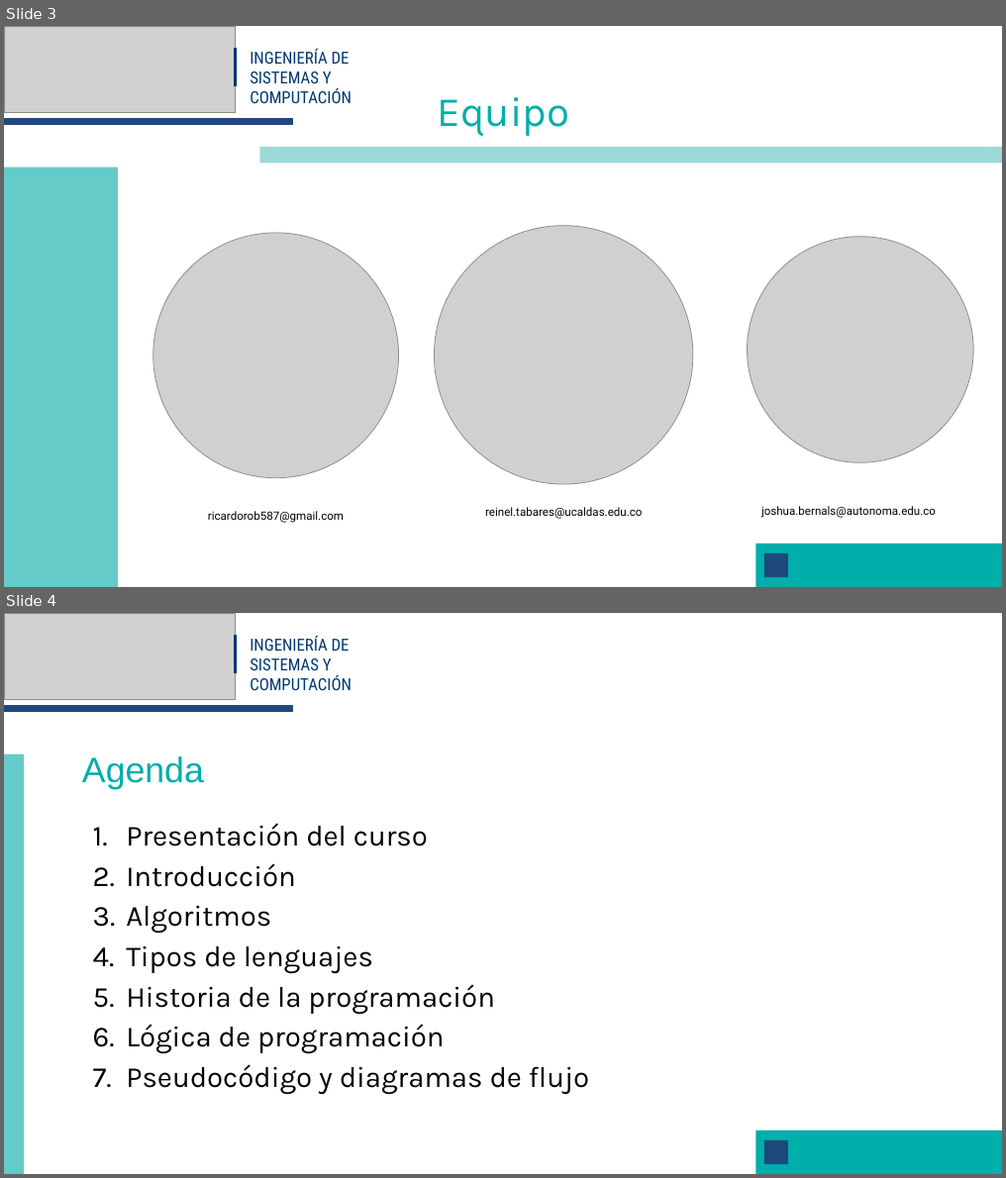
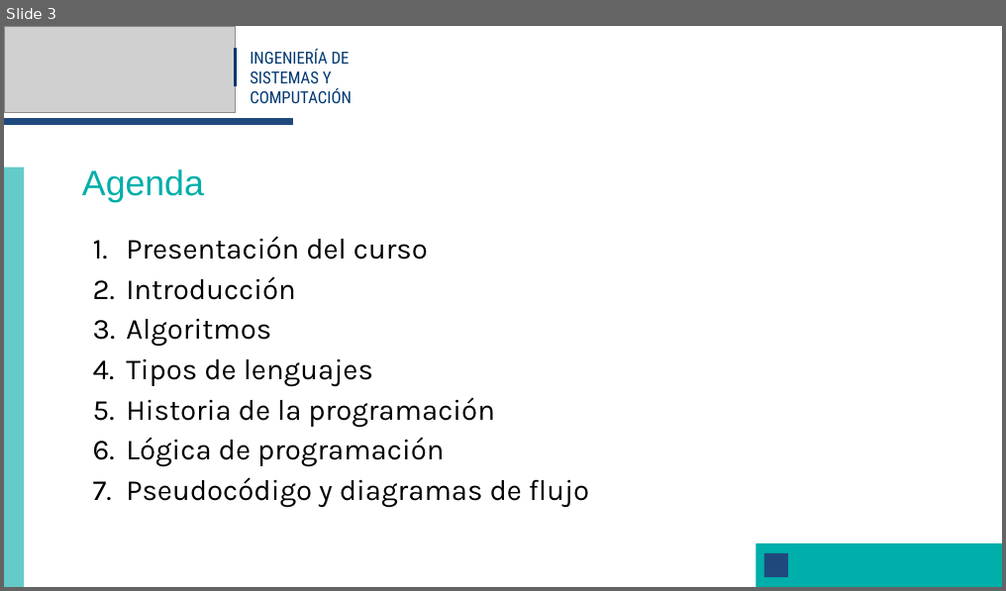
Before and after one commit to BioAITeamLearning/AlgProgI_2026_02_Ucaldas, a slide deck: content/resources/clase-1/clase1-diaps.pptx. Shown one above the other, each under a label of ours: slides 3 and 4 before the commit, slide 3 after it. The pictures are 1006x1178 and 1006x591 pixels, drawn with LibreOffice and Linux fonts; fonts in the diff are those of the drawing; grey boxes stand for pictures. Boxes give left, top, right and bottom in pixels: in the first picture for what was removed or moved away, otherwise in the second. Text is boxed around its words. In the diff, an @@ line names an element or a change of style, - is before the commit and + after.

```diff
--- a/content/resources/clase-1/clase1-diaps.pptx
+++ b/content/resources/clase-1/clase1-diaps.pptx
@@ slide 3 removed at box(4, 26, 1002, 587), background #FFFFFF @@
@@ picture removed at box(4, 26, 236, 112) @@
@@ rectangle removed at box(234, 49, 236, 85) @@
@@ text removed at box(250, 49, 351, 103) @@
-INGENIERÍA DE SISTEMAS Y COMPUTACIÓN
@@ text removed at box(438, 97, 569, 136) @@
-Equipo
@@ rectangle removed at box(4, 118, 292, 124) @@
@@ freeform shape removed at box(4, 168, 118, 587) @@
@@ freeform shape removed at box(260, 147, 1002, 163) @@
@@ picture removed at box(152, 233, 399, 478) @@
@@ picture removed at box(435, 226, 693, 485) @@
@@ picture removed at box(747, 236, 973, 463) @@
@@ text removed at box(208, 511, 344, 523) @@
-ricardorob587@gmail.com
@@ text removed at box(485, 507, 642, 519) @@
-reinel.tabares@ucaldas.edu.co
@@ text removed at box(761, 506, 936, 518) @@
-joshua.bernals@autonoma.edu.co
@@ freeform shape removed at box(755, 544, 1002, 587) @@
@@ freeform shape removed at box(764, 554, 788, 577) @@
@@ what was slide 4 is now slide 3 @@
```
Also in this commit, not shown: 1 slide changed, 3 other slides removed, 2 other files.
